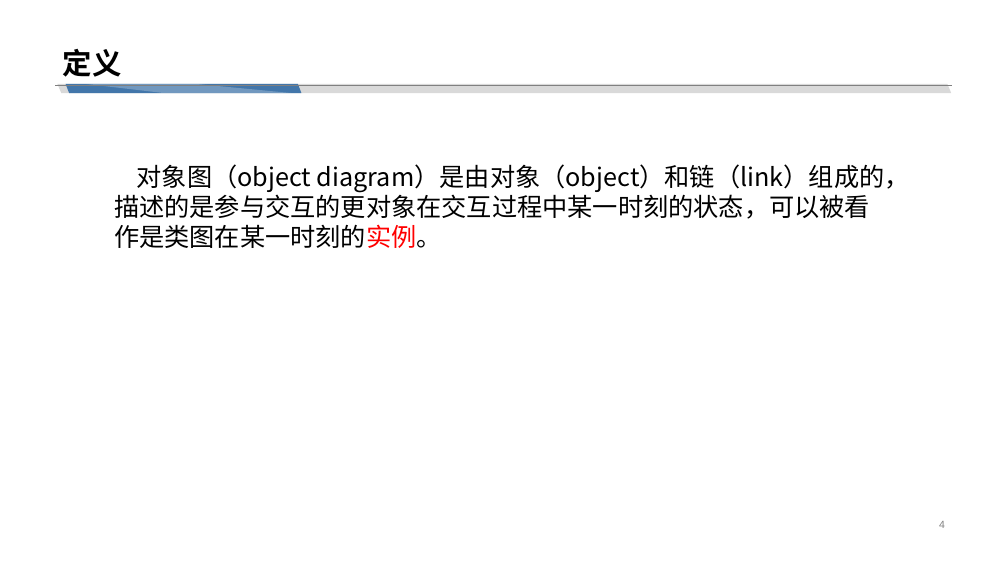
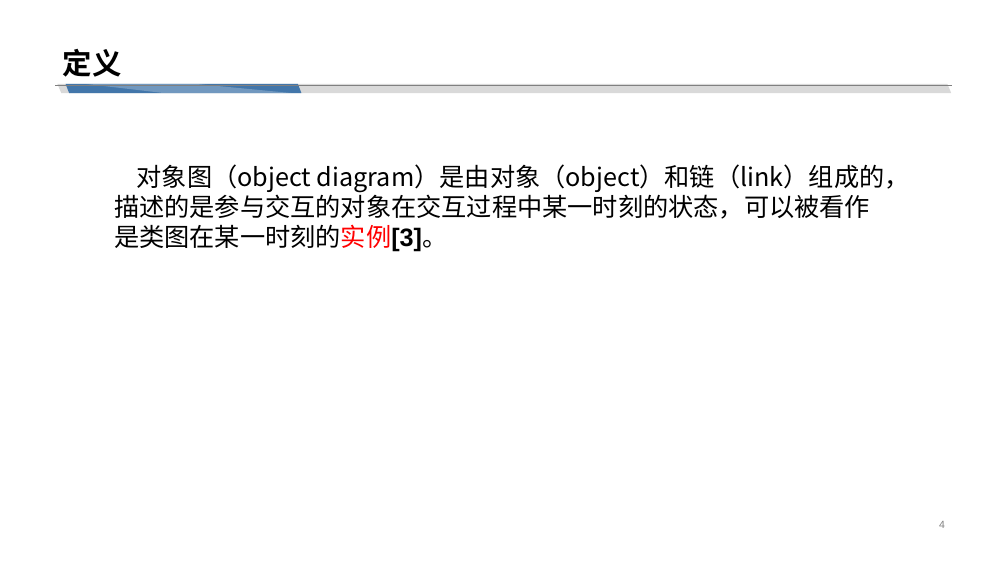
Before and after one commit to cchello/PRD2018-G01, a slide deck: slide 4 of 非受控文档/翻转PPT/UML基础III_对象图_构件图_包图.pptx. Drawn at 1008x567 pixels with LibreOffice and Linux fonts; fonts in the diff are those of the drawing. Boxes give left, top, right and bottom in pixels: in the first picture for what was removed or moved away, otherwise in the second. Text is boxed around its words. In the diff, an @@ line names an element or a change of style, - is before the commit and + after.

```diff
--- a/非受控文档/翻转PPT/UML基础III_对象图_构件图_包图.pptx
+++ b/非受控文档/翻转PPT/UML基础III_对象图_构件图_包图.pptx
@@ text at box(114, 164, 910, 252): text changed @@
-对象图（object diagram）是由对象（object）和链（link）组成的，描述的是参与交互的更对象在交互过程中某一时刻的状态，可以被看作是类图在某一时刻的实例。
+对象图（object diagram）是由对象（object）和链（link）组成的，描述的是参与交互的对象在交互过程中某一时刻的状态，可以被看作是类图在某一时刻的实例[3]。
```
Also in this commit, not shown: 27 other slides changed, 1 slide added.
